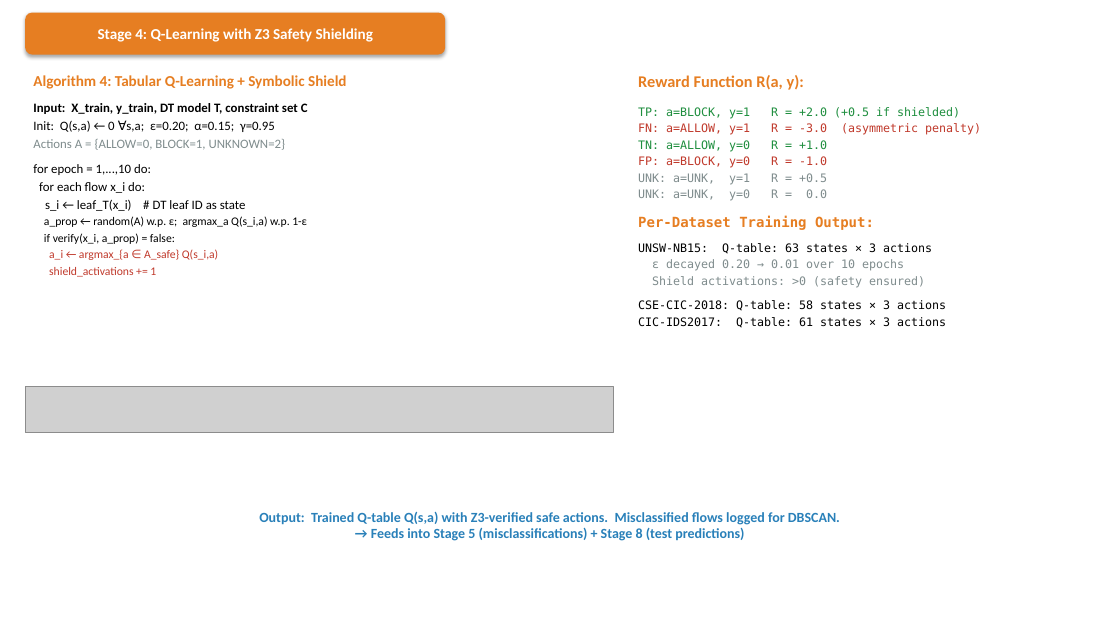
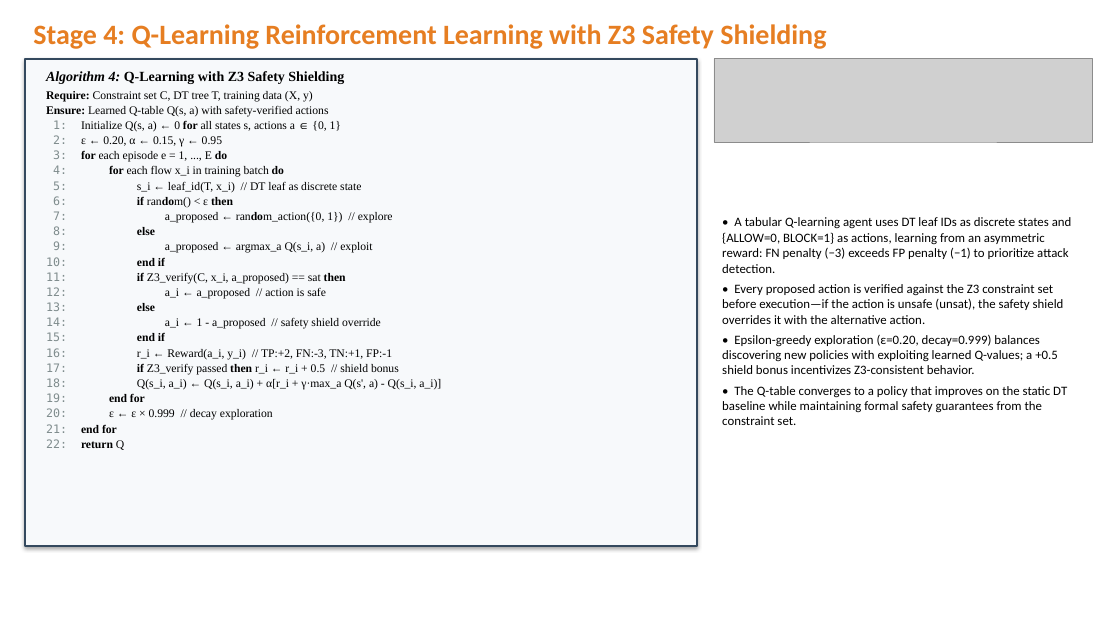
Before and after one commit to pcy12345/adaptive-ids-asrrl, a slide deck: slide 7 of ASRRL_Methodology.pptx. Drawn at 1120x630 pixels with LibreOffice and Linux fonts; fonts in the diff are those of the drawing; grey boxes stand for pictures. Boxes give left, top, right and bottom in pixels: in the first picture for what was removed or moved away, otherwise in the second. Text is boxed around its words. In the diff, an @@ line names an element or a change of style, - is before the commit and + after.

```diff
--- a/ASRRL_Methodology.pptx
+++ b/ASRRL_Methodology.pptx
@@ text "Stage 4: Q-Learning Reinforcement Learning ...": place and size @@
-text "Stage 4: Q-Learning Reinforcement Learning ..." at bbox=[25, 13, 445, 55]
+text "Stage 4: Q-Learning Reinforcement Learning ..." at bbox=[33, 24, 826, 49]
@@ text "Stage 4: Q-Learning Reinforcement Learning ..." at bbox=[33, 24, 826, 49]: vertical alignment middle to top; fill #E67E22 to none; shadow off @@
@@ text at bbox=[33, 24, 826, 49]: text changed; size 13 to 24 pt; text colour #FFFFFF to #E67E22 @@
-Stage 4: Q-Learning with Z3 Safety Shielding
+Stage 4: Q-Learning Reinforcement Learning with Z3 Safety Shielding
@@ rectangle added at bbox=[25, 59, 697, 546], fill #F7F9FB, outline #34495E 1.5 pt @@
@@ picture added at bbox=[714, 59, 1092, 142] @@
@@ text at bbox=[46, 71, 441, 450]: text changed; size 11 to 10 pt; font Calibri to Times New Roman @@
-Algorithm 4: Tabular Q-Learning + Symbolic Shield
-Input: X_train, y_train, DT model T, constraint set C
-Init: Q(s,a) ← 0 ∀s,a; ε=0.20; α=0.15; γ=0.95
-Actions A = {ALLOW=0, BLOCK=1, UNKNOWN=2}
-for epoch = 1,...,10 do:
-for each flow x_i do:
-s_i ← leaf_T(x_i) # DT leaf ID as state
-a_prop ← random(A) w.p. ε; argmax_a Q(s_i,a) w.p. 1-ε
-if verify(x_i, a_prop) = false:
-a_i ← argmax_{a ∈ A_safe} Q(s_i,a)
-shield_activations += 1
+Algorithm 4: Q-Learning with Z3 Safety Shielding
+Require: Constraint set C, DT tree T, training data (X, y)
+Ensure: Learned Q-table Q(s, a) with safety-verified actions
+1: Initialize Q(s, a) ← 0 for all states s, actions a ∈ {0, 1}
+2: ε ← 0.20, α ← 0.15, γ ← 0.95
+3: for each episode e = 1, ..., E do
+4: for each flow x_i in training batch do
+5: s_i ← leaf_id(T, x_i) // DT leaf as discrete state
+6: if random() < ε then
+7: a_proposed ← random_action({0, 1}) // explore
+8: else
+9: a_proposed ← argmax_a Q(s_i, a) // exploit
+10: end if
+11: if Z3_verify(C, x_i, a_proposed) == sat then
+12: a_i ← a_proposed // action is safe
+13: else
+14: a_i ← 1 - a_proposed // safety shield override
+15: end if
+16: r_i ← Reward(a_i, y_i) // TP:+2, FN:-3, TN:+1, FP:-1
+17: if Z3_verify passed then r_i ← r_i + 0.5 // shield bonus
+18: Q(s_i, a_i) ← Q(s_i, a_i) + α[r_i + γ·max_a Q(s', a) - Q(s_i, a_i)]
+19: end for
+20: ε ← ε × 0.999 // decay exploration
+21: end for
+22: return Q
@@ text removed at bbox=[638, 75, 804, 90] @@
-Reward Function R(a, y):
@@ text at bbox=[722, 217, 1072, 425]: text changed; size 10 to 11 pt; font DejaVu Sans Mono to Calibri @@
-TP: a=BLOCK, y=1 R = +2.0 (+0.5 if shielded)
-FN: a=ALLOW, y=1 R = -3.0 (asymmetric penalty)
-TN: a=ALLOW, y=0 R = +1.0
-FP: a=BLOCK, y=0 R = -1.0
-UNK: a=UNK, y=1 R = +0.5
-UNK: a=UNK, y=0 R = 0.0
-Per-Dataset Training Output:
-UNSW-NB15: Q-table: 63 states × 3 actions
-ε decayed 0.20 → 0.01 over 10 epochs
-Shield activations: >0 (safety ensured)
-CSE-CIC-2018: Q-table: 58 states × 3 actions
-CIC-IDS2017: Q-table: 61 states × 3 actions
+• A tabular Q-learning agent uses DT leaf IDs as discrete states and {ALLOW=0, BLOCK=1} as actions, learning from an asymmetric reward: FN penalty (−3) exceeds FP penalty (−1) to prioritize attack detection.
+• Every proposed action is verified against the Z3 constraint set before execution—if the action is unsafe (unsat), the safety shield overrides it with the alternative action.
+• Epsilon-greedy exploration (ε=0.20, decay=0.999) balances discovering new policies with exploiting learned Q-values; a +0.5 shield bonus incentivizes Z3-consistent behavior.
+• The Q-table converges to a policy that improves on the static DT baseline while maintaining formal safety guarantees from the constraint set.
@@ picture removed at bbox=[25, 386, 613, 433] @@
@@ text removed at bbox=[259, 512, 840, 541] @@
-Output: Trained Q-table Q(s,a) with Z3-verified safe actions. Misclassified flows logged for DBSCAN.
-→ Feeds into Stage 5 (misclassifications) + Stage 8 (test predictions)
```
Also in this commit, not shown: 1 other slide changed, 8 slides added, 8 slides removed, 1 other file.
